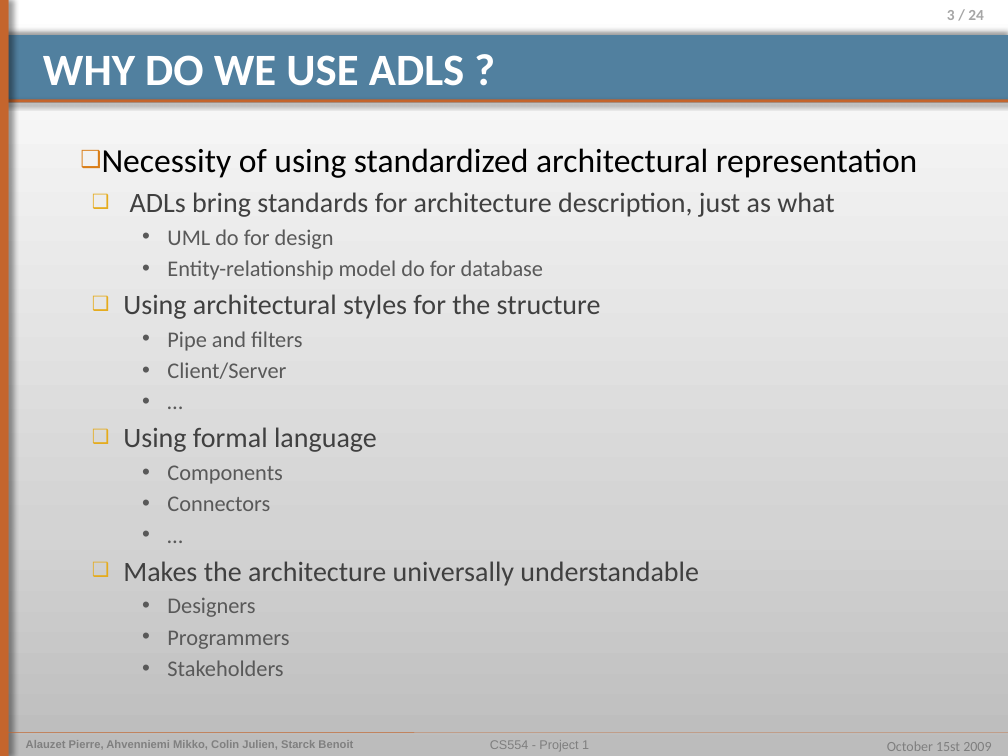
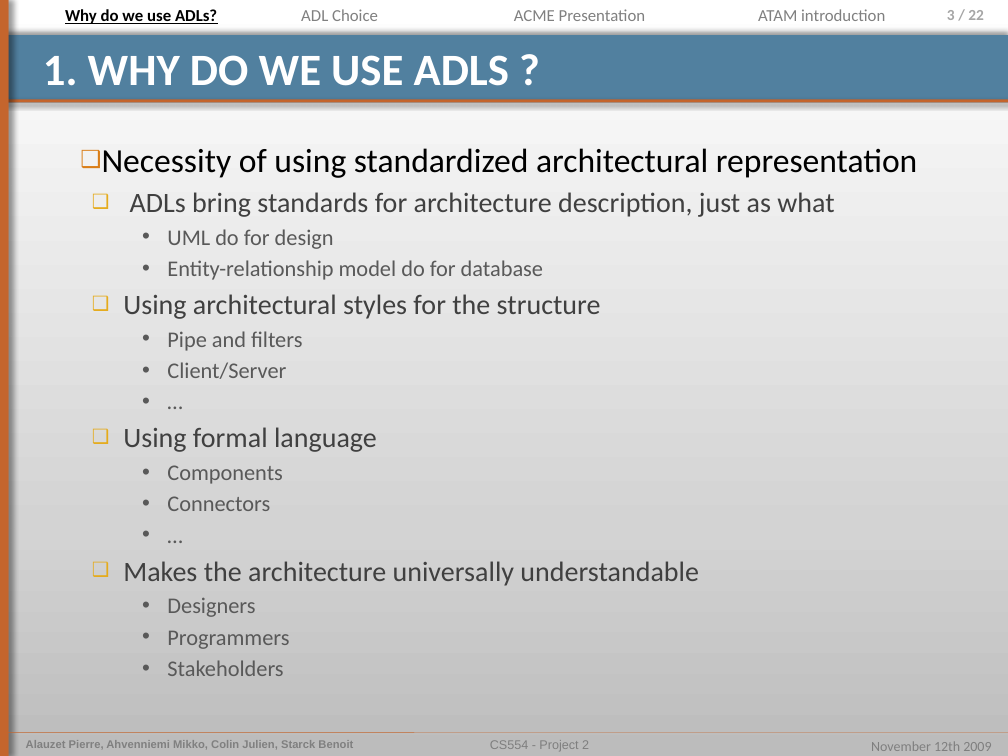
Before and after one commit to pierrealauzet/euroteam, a slide deck: slide 3 of Project 2/Part1/CS554_EuroTeam_Project2_OP4.pptx. Drawn at 1008x756 pixels with LibreOffice and Linux fonts; fonts in the diff are those of the drawing. Boxes give left, top, right and bottom in pixels: in the first picture for what was removed or moved away, otherwise in the second. Text is boxed around its words. In the diff, an @@ line names an element or a change of style, - is before the commit and + after.

```diff
--- a/Project 2/Part1/CS554_EuroTeam_Project2_OP4.pptx
+++ b/Project 2/Part1/CS554_EuroTeam_Project2_OP4.pptx
@@ text added at (x1=65, y1=9, x2=217, y2=24), 12 pt, text #000000, bold, underline @@
+Why do we use ADLs?
@@ text added at (x1=301, y1=9, x2=378, y2=21), 12 pt, text #808080 @@
+ADL Choice
@@ text added at (x1=514, y1=9, x2=646, y2=21), 12 pt, text #808080 @@
+ACME Presentation
@@ text added at (x1=758, y1=9, x2=885, y2=21), 12 pt, text #808080 @@
+ATAM introduction
@@ page number at (x1=947, y1=10, x2=984, y2=20): text changed @@
-3 / 24
+3 / 22
@@ title at (x1=43, y1=55, x2=509, y2=86): text changed @@
-WHY DO WE USE ADLS ?
+1. WHY DO WE USE ADLS ?
@@ text at (x1=490, y1=740, x2=589, y2=751): text changed @@
-CS554 - Project 1
+CS554 - Project 2
@@ text at (x1=871, y1=741, x2=991, y2=751): text changed @@
-October 15st 2009
+November 12th 2009
```
Also in this commit, not shown: 17 other slides changed, 2 slides added, 1 other file.
